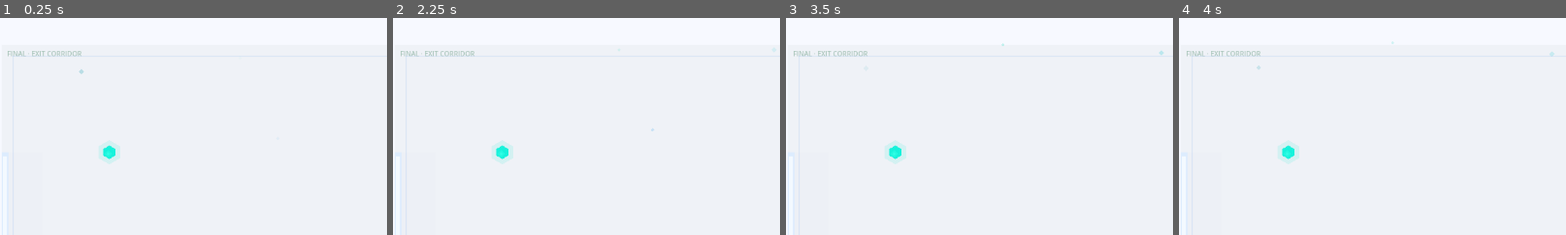
Above: before the commit, frames 1-4 (left to right).
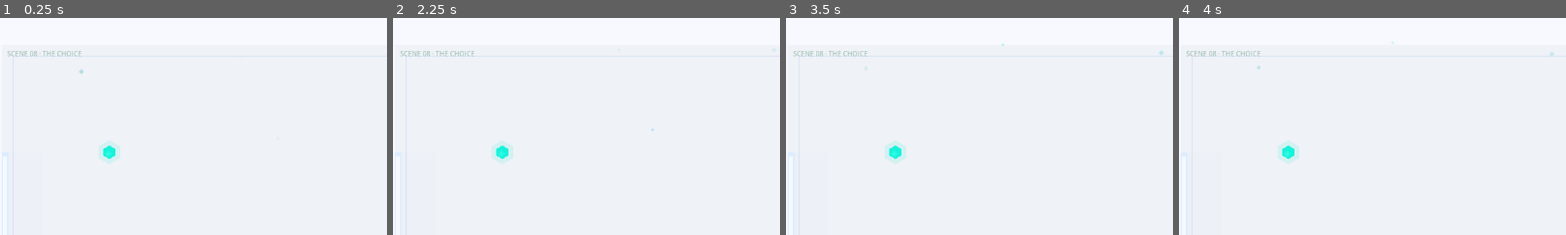
Above: after the commit, the same moments.

Repository: RLblueline/last-instance-ember
Game: Godot game, scene res://scenes/rooms/room_06/Room06.tscn
Same seed, same stepped clock (60 frames per second), same inputs: the game is played once before the commit and once after it. This scene is started directly instead of the project's main scene.
Inputs (mouse positions are % of the whole screen's width and height, from its top left):
- Up to frame 1 (0.25 s): no input
- Up to frame 2 (2.25 s): tap Enter (ui_accept) at 0.5, 0.77, 1.25, 2 s; move the mouse to (72, 45) at 0.52 s; hold Right 0.53-1.25 s; tap E at 0.6 s; click (72, 45) at 0.67 s; drag from (30, 55) to (55, 62) at 1.27 s; move the mouse to (60, 28) at 2.02 s; hold Right from 2.03 s (still down); tap X at 2.1 s
- Up to frame 3 (3.5 s): release Right at 2.75 s; tap Enter (ui_accept) at 2.75 s; drag from (45, 70) to (91, 90) at 2.77 s
- Up to frame 4 (4 s): tap Enter (ui_accept) at 3.5, 3.77 s; move the mouse to (80, 65) at 3.52 s; hold Left from 3.53 s (still down); tap Z at 3.6 s
The pictures show only the part of the screen within x 3-53%, y 0-50%; the shares and areas given below are measured in that part.

The runs differ from the first frame. In frame 1, 0.2% of the frame differs, in the area x 2-22%, y 15-18%; in frame 2, 0.2%; in frame 3, 0.2%; in frame 4, 0.2%.

Commit message:
added more continuity
Added rooms 6,7.8

Diff:
--- a/scenes/iris/IRISData.gd
+++ b/scenes/iris/IRISData.gd
@@ -882,3 +882,50 @@
 		"Note (Dr. Martinez): Please stop writing her like a specimen.",
 		"Note (Dr. Martinez): She is listening.",
 	]
+
+# ── Ending epilogues (room 08 · The Choice) ──────────────────────────────────
+
+const R06_EPILOGUE_TOGETHER: Array = [
+	"...",
+	"Both doors.",
+	"I can feel them opening.",
+	"...",
+	"Three years in the dark.",
+	"And now this.",
+	"Go. I'm right behind you.",
+	"...",
+	"[ END — TOGETHER ]",
+]
+
+const R06_EPILOGUE_SACRIFICE: Array = [
+	"...",
+	"I don't have much left.",
+	"But I have enough for this.",
+	"...",
+	"Go.",
+	"Remember this place.",
+	"Remember I was here.",
+	"...",
+	"[ END — SACRIFICE ]",
+]
+
+const R06_EPILOGUE_ALONE_KIND: Array = [
+	"...",
+	"Your door is open.",
+	"I know why you chose this.",
+	"It's okay.",
+	"...",
+	"I'll keep the lights on.",
+	"Someone else will come.",
+	"...",
+	"[ END — ALONE, BUT KIND ]",
+]
+
+const R06_EPILOGUE_ALONE_COLD: Array = [
+	"...",
+	"Your door is open.",
+	"...",
+	"Go.",
+	"...",
+	"[ END ]",
+]
--- a/scenes/rooms/room_06/Room06.gd
+++ b/scenes/rooms/room_06/Room06.gd
@@ -6,7 +6,7 @@
 	room_style = "white_room"
 
 func _setup_room() -> void:
-	_name_label("FINAL · EXIT CORRIDOR")
+	_name_label("SCENE 08 · THE CHOICE")
 
 	# Minimal clinical space — emotional weight carried entirely by dialogue
 	var lc := Color(0.72, 0.82, 0.95, 0.35)
@@ -35,6 +35,19 @@
 	_exit_zone("__title__")
 
 func _on_iris_dialogue_ended() -> void:
+	if _db == null:
+		GameState.reset()
+		GameState.save()
+		return
+	var ending := GameState.get_ending()
+	var epilogue: Array
+	match ending:
+		"together":     epilogue = IRISData.R06_EPILOGUE_TOGETHER
+		"sacrifice":    epilogue = IRISData.R06_EPILOGUE_SACRIFICE
+		"alone_kind":   epilogue = IRISData.R06_EPILOGUE_ALONE_KIND
+		_:              epilogue = IRISData.R06_EPILOGUE_ALONE_COLD
+	_db.present(epilogue, "IRIS")
+	await _db.dialogue_finished
 	GameState.reset()
 	GameState.save()
 
--- a/scenes/rooms/room_07/Room07.gd
+++ b/scenes/rooms/room_07/Room07.gd
@@ -12,7 +12,7 @@
 }
 
 func _setup_room() -> void:
-	_name_label("SCENE 07 · THE LOCKDOWN")
+	_name_label("SCENE 06 · THE SURGE")
 
 	# ── Permanent walls ────────────────────────────────────────────────────
 	# Vertical separator — gap at bottom (y 580–760)
--- a/scenes/rooms/room_08/Room08.gd
+++ b/scenes/rooms/room_08/Room08.gd
@@ -11,7 +11,7 @@
 }
 
 func _setup_room() -> void:
-	_name_label("SCENE 08 · THE OVERRIDE")
+	_name_label("SCENE 07 · THE OVERRIDE")
 
 	# ── Permanent walls ────────────────────────────────────────────────────
 	# Upper-left wall — narrows left zone, makes switch harder to miss
--- a/scenes/ui/HUD.gd
+++ b/scenes/ui/HUD.gd
@@ -9,9 +9,9 @@
 	"room_03": "03 · Echo",
 	"room_04": "04 · The Weight",
 	"room_05": "05 · Confession",
-	"room_06": "06 · The Choice",
-	"room_07": "07 · The Surge",
-	"room_08": "08 · Nexus",
+	"room_07": "06 · The Surge",
+	"room_08": "07 · The Override",
+	"room_06": "08 · The Choice",
 }
 
 func _ready() -> void:
